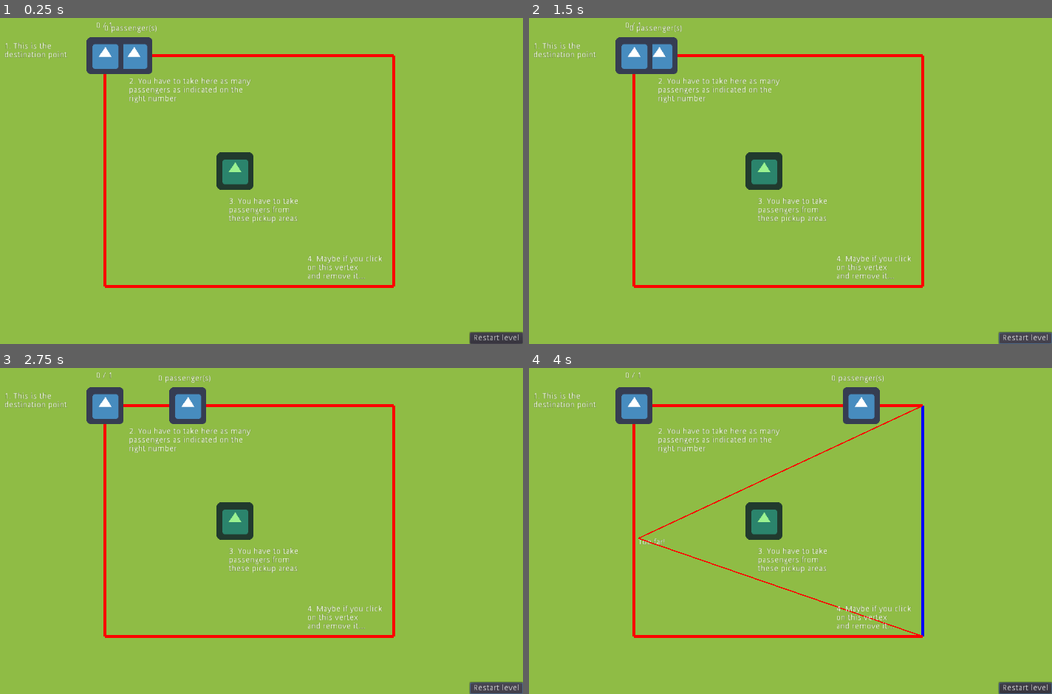
Above: before the commit, frames 1-4 (two rows, left to right).
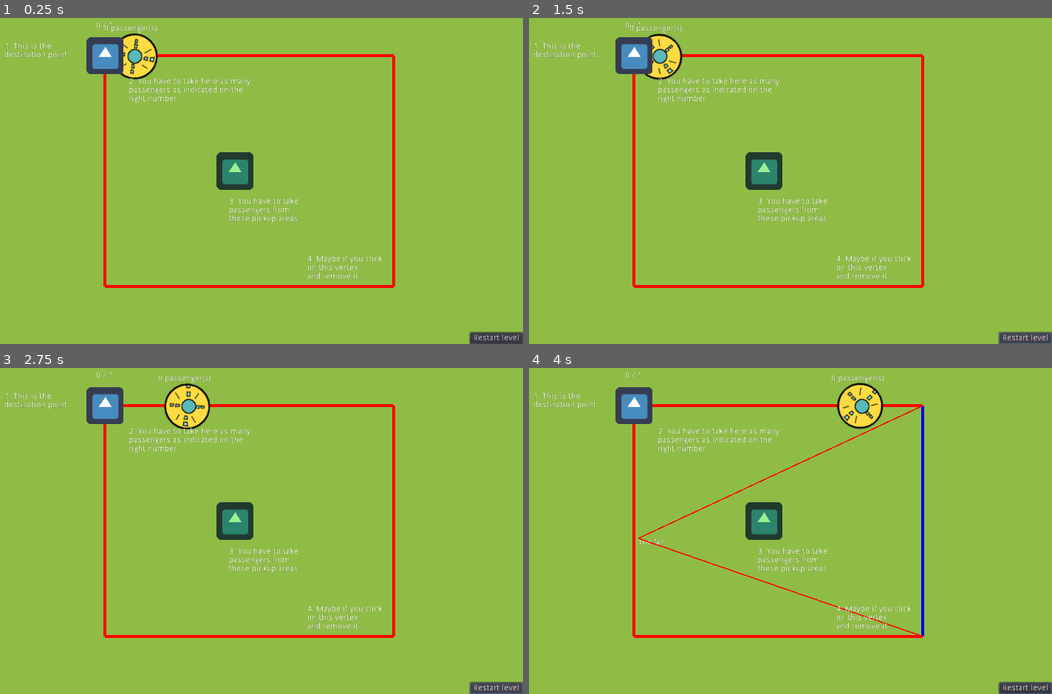
Above: after the commit, the same moments.

Repository: moisesjbc/ufo-taxi
Game: Godot game, scene res://gameplay/main/main.tscn
Same seed, same stepped clock (60 frames per second), same inputs: the game is played once before the commit and once after it. The engine's default icon, where the game draws it, is replaced by a stand-in: a white triangle on a blue panel in a dark square.
Inputs (mouse positions are in pixels of both pictures, inside the frame that each line leads up to):
- Up to frame 1 (0.25 s): no input
- Up to frame 2 (1.5 s): click "Restart level" at 0.5 s; click "Restart level" at 1.25 s
- Up to frame 3 (2.75 s): click "Restart level" at 2 s
- Up to frame 4 (4 s): move the mouse to (884, 504) at 2.77 s; click (884, 504) at 2.92 s; move the mouse to (638, 537) at 3.52 s; click (638, 537) at 3.67 s

The runs differ from the first frame. In frame 1, 0.8% of the frame differs, in the area x 22-31%, y 4-20%; in frame 2, 0.7%; in frame 3, 1.0%; in frame 4, 1.0%, in the area x 58-68%, y 4-19%.

Commit message:
Added UFO sprite

Diff:
--- a/godot-project/gameplay/player_train/player_train.gd
+++ b/godot-project/gameplay/player_train/player_train.gd
@@ -32,6 +32,7 @@
 func _physics_process(delta):
 	# Compute velocity
 	var velocity = railtrack.nodes[next_node_index] - railtrack.nodes[current_node_index]
+	$sprite_body.rotate(0.01)
 
 	if position.distance_to(railtrack.nodes[next_node_index]) > speed * delta:
 		# Train is still far to next node. Advance.
--- a/godot-project/gameplay/player_train/player_train.tscn
+++ b/godot-project/gameplay/player_train/player_train.tscn
@@ -1,18 +1,23 @@
-[gd_scene load_steps=4 format=2]
+[gd_scene load_steps=5 format=2]
 
 [ext_resource path="res://gameplay/player_train/player_train.gd" type="Script" id=1]
-[ext_resource path="res://gameplay/player_train/icon.png" type="Texture" id=2]
+[ext_resource path="res://gameplay/player_train/ufo_body.png" type="Texture" id=2]
+[ext_resource path="res://gameplay/player_train/ufo_head.png" type="Texture" id=3]
 
-[sub_resource type="RectangleShape2D" id=1]
-extents = Vector2( 32.506, 31.7878 )
+[sub_resource type="CircleShape2D" id=1]
+radius = 39.3773
 
 [node name="player_train" type="KinematicBody2D"]
 script = ExtResource( 1 )
 
-[node name="sprite" type="Sprite" parent="."]
+[node name="sprite_body" type="Sprite" parent="."]
 texture = ExtResource( 2 )
 
+[node name="sprite_head" type="Sprite" parent="."]
+texture = ExtResource( 3 )
+
 [node name="collision_shape" type="CollisionShape2D" parent="."]
+position = Vector2( 1.47157, 0.840897 )
 shape = SubResource( 1 )
 
 [node name="passengers_label" type="Label" parent="."]
Binary file added: godot-project/gameplay/player_train/ufo_body.png
Not shown, added: godot-project/gameplay/player_train/ufo_body.png.import
Binary file added: godot-project/gameplay/player_train/ufo_head.png
Not shown, added: godot-project/gameplay/player_train/ufo_head.png.import
Not shown, added: design/ufo.xcf
